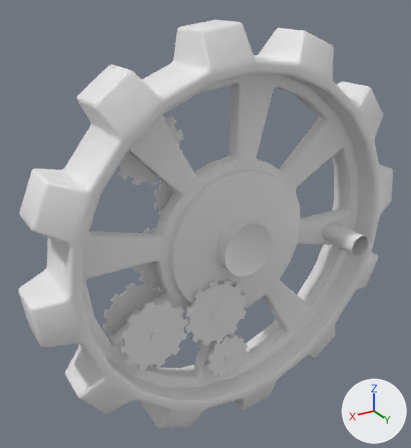
A saved change to the FBX model Assets/10_Meshs/20_Environnement/big_engrenage/engrenage_big.fbx.
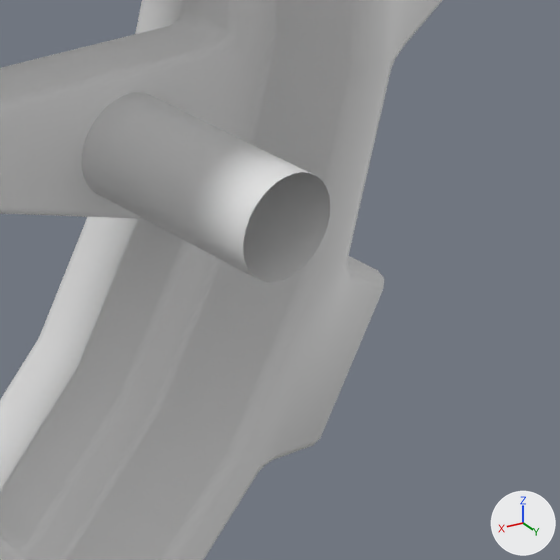
Each version appears first whole from a camera (50 mm lens) standing at (16.14, 24.14, 13.34) and looking at (0.99, -1.11, 0.72), and next in a close-up on the part from 75% to 100% of the width and 46% to 69% of the height. The lights are fixed; the arrows at lower right show +X, +Y and +Z. Vertices at the same position are counted once.

The scene before the commit, as lines of its bpy script (objects in view):
```python
me_cylinder_013 = bpy.data.meshes.new('Cylinder.013')
me_cylinder_013.from_pydata(...)  # 3452 vertices, 3125 faces; spans x -11.5..11.5, y -3.3..3.0, z -11.5..11.5
ob_big = bpy.data.objects.new('big', me_cylinder_013)
ob_big.location = (0.0, 0.0, 0.0)
```
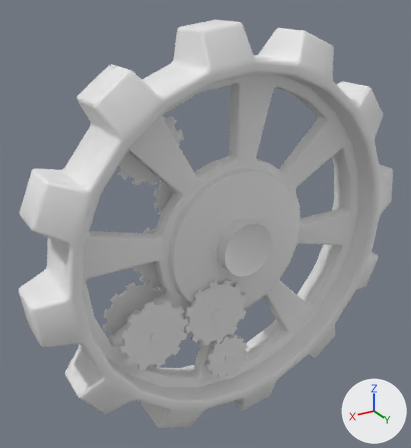
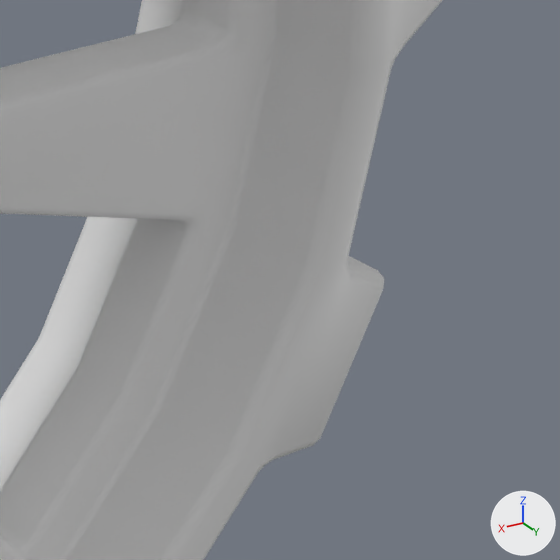
Commit message: engrenage pour tibo

Location of each change, [x1, y1, x2, y2] in pixels of the close-ups (560 x 560 px):
part 1 of me_cylinder_013, deleted: before [82, 92, 330, 282]

The edits, one by one:
me_cylinder_013 has 3452 vertices, 3125 faces and spans x -11.5..11.5, y -3.3..3.0, z -11.5..11.5.
me_cylinder_013 is used by ob_big; location (0.0, 0.0, 0.0).
me_cylinder_013 part 1: the loose piece of 64 vertices spanning x -7.7..-6.4, y 0.4..3.0, z -1.6..-0.3 is deleted.
